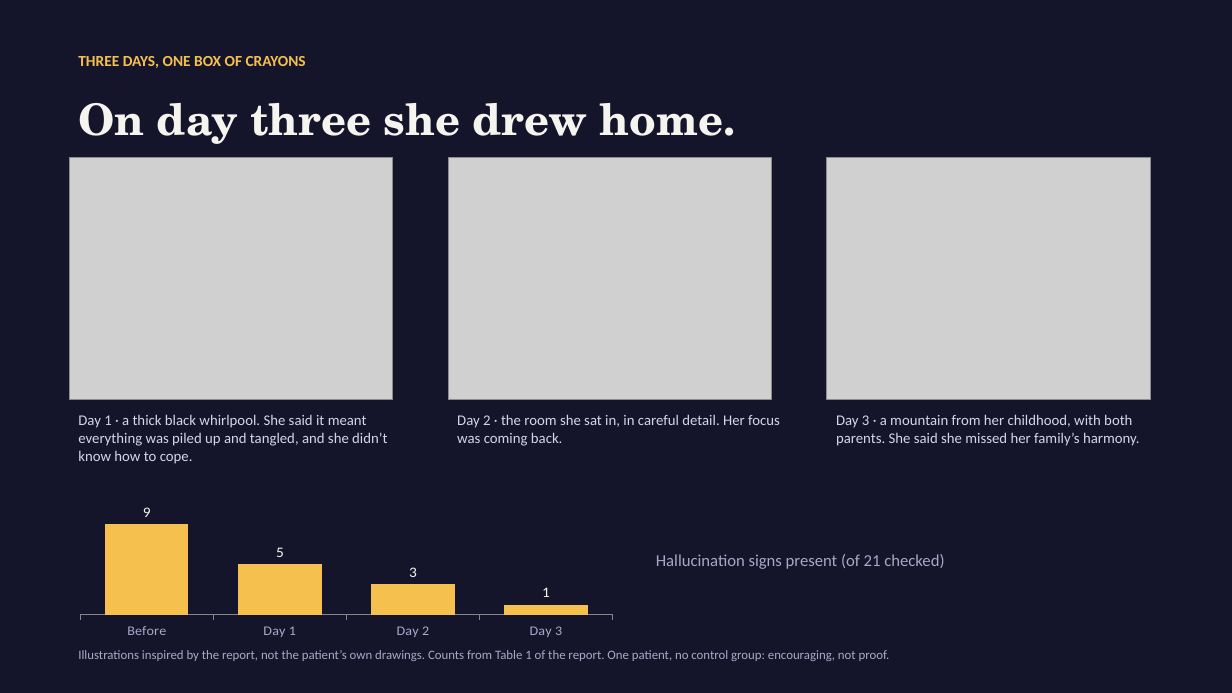
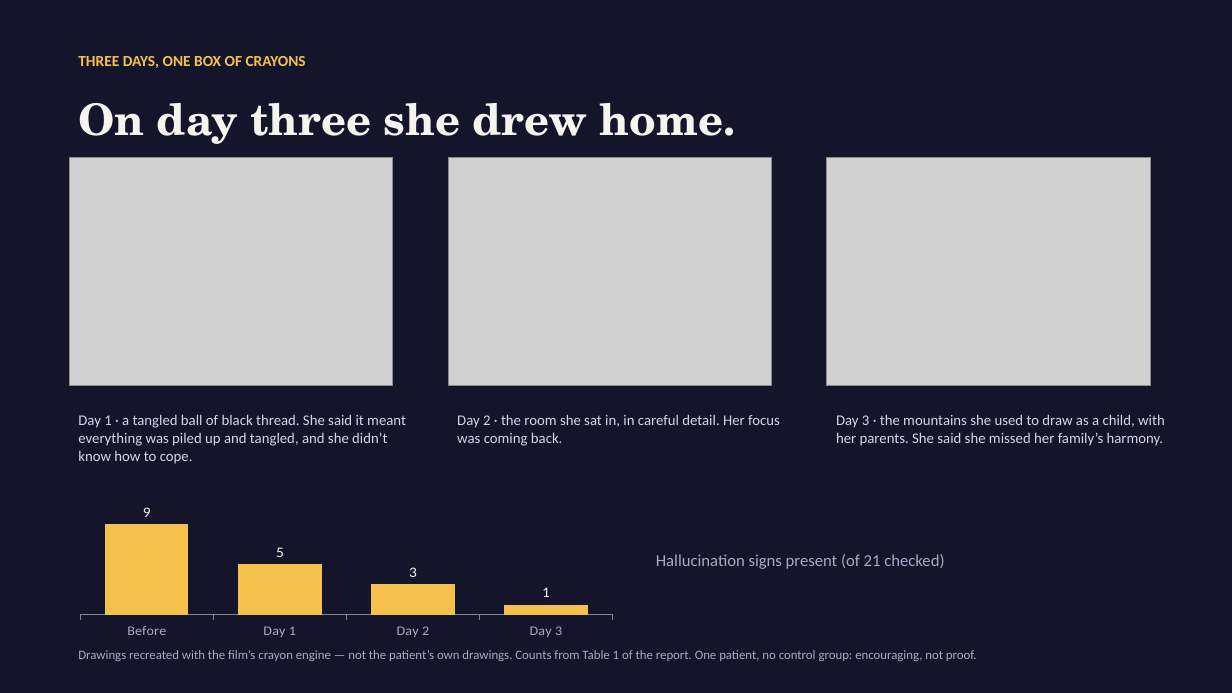
Before and after one commit to Atatron/Say-It-Louder, a slide deck: slide 4 of deck/You_Yourself_Pitch.pptx. Drawn at 1232x693 pixels with LibreOffice and Linux fonts; fonts in the diff are those of the drawing; grey boxes stand for pictures. Boxes give left, top, right and bottom in pixels: in the first picture for what was removed or moved away, otherwise in the second. Text is boxed around its words. In the diff, an @@ line names an element or a change of style, - is before the commit and + after.

```diff
--- a/deck/You_Yourself_Pitch.pptx
+++ b/deck/You_Yourself_Pitch.pptx
@@ picture: place and size @@
-picture at <box>69,157,393,399</box>
+picture at <box>69,157,393,385</box>
@@ picture: place and size @@
-picture at <box>448,157,772,399</box>
+picture at <box>448,157,772,385</box>
@@ picture: place and size @@
-picture at <box>827,157,1151,399</box>
+picture at <box>827,157,1151,385</box>
@@ text at <box>78,414,406,464</box>: text changed @@
-Day 1 · a thick black whirlpool. She said it meant everything was piled up and tangled, and she didn’t know how to cope.
+Day 1 · a tangled ball of black thread. She said it meant everything was piled up and tangled, and she didn’t know how to cope.
@@ text at <box>836,414,1165,446</box>: text changed @@
-Day 3 · a mountain from her childhood, with both parents. She said she missed her family’s harmony.
+Day 3 · the mountains she used to draw as a child, with her parents. She said she missed her family’s harmony.
@@ text at <box>78,650,977,661</box>: text changed @@
-Illustrations inspired by the report, not the patient’s own drawings. Counts from Table 1 of the report. One patient, no control group: encouraging, not proof.
+Drawings recreated with the film’s crayon engine — not the patient’s own drawings. Counts from Table 1 of the report. One patient, no control group: encouraging, not proof.
```
Also in this commit, not shown: 3 other slides changed, 39 other files.
